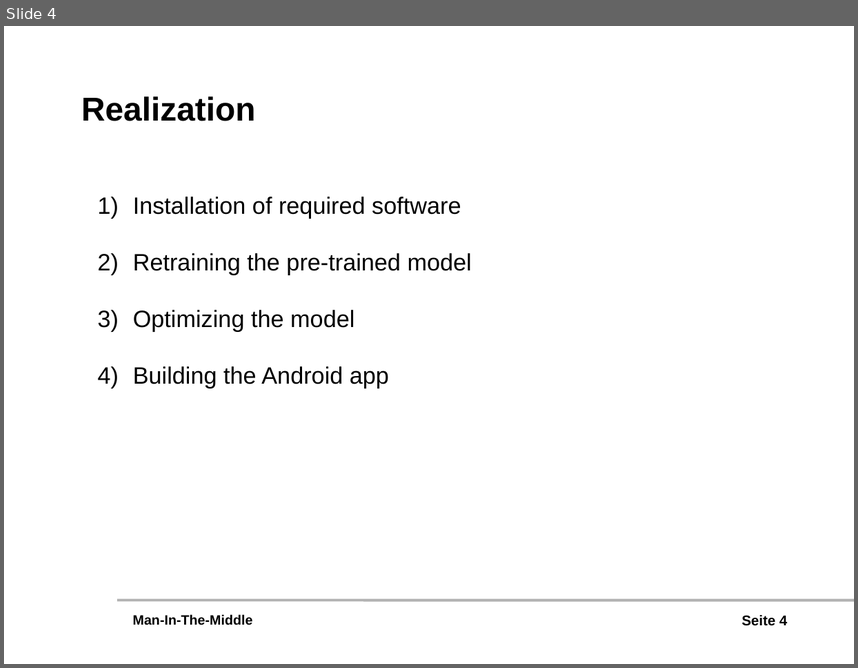
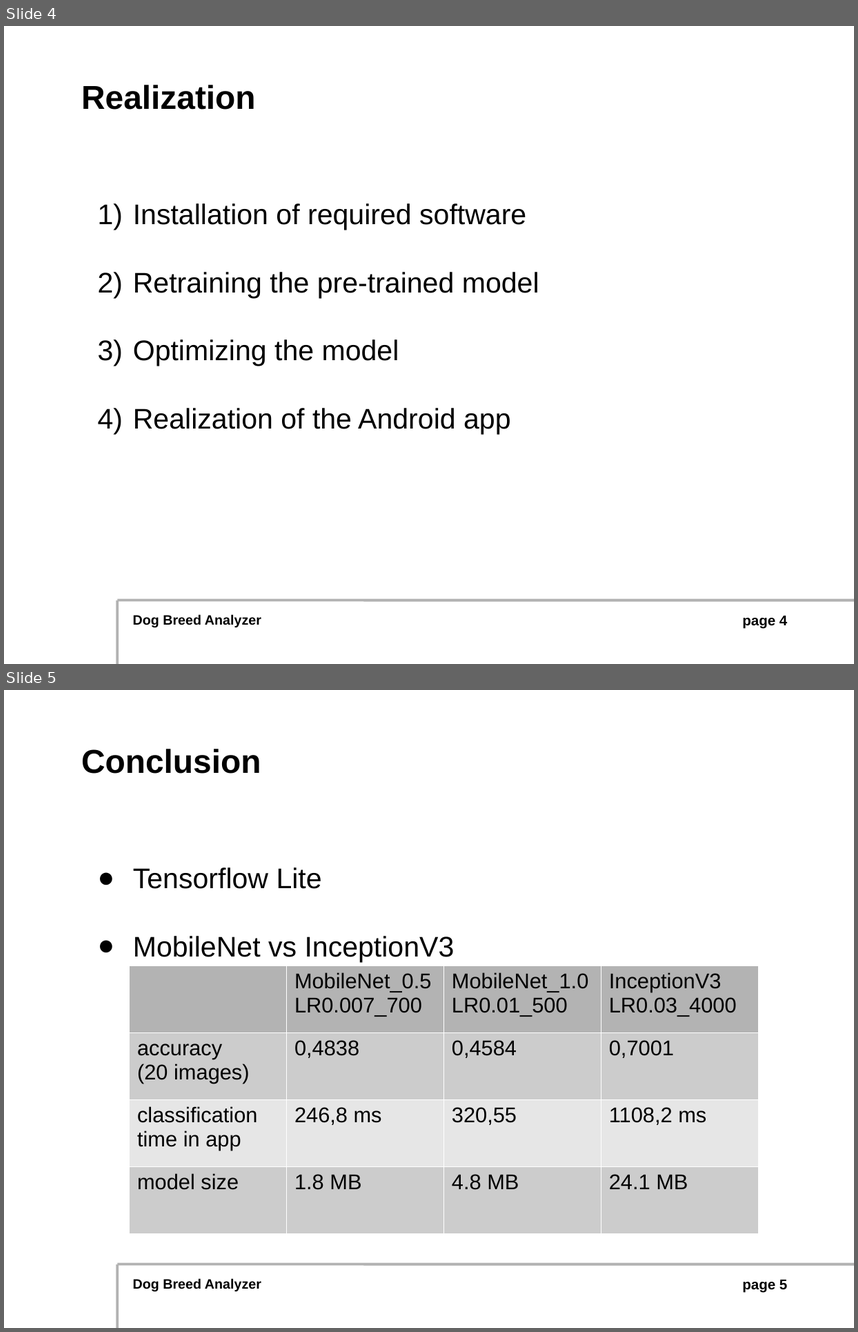
Before and after one commit to awilsee/dl, a slide deck: Präsentation/Präsentation.pptx. Shown one above the other, each under a label of ours: slide 4 before the commit, slides 4 and 5 after it. The pictures are 858x668 and 858x1332 pixels, drawn with LibreOffice and Linux fonts; fonts in the diff are those of the drawing; background and template pictures are left out. Boxes give left, top, right and bottom in pixels: in the first picture for what was removed or moved away, otherwise in the second. Text is boxed around its words. In the diff, an @@ line names an element or a change of style, - is before the commit and + after.

```diff
--- a/Präsentation/Präsentation.pptx
+++ b/Präsentation/Präsentation.pptx
@@ slide 5 added at (x1=4, y1=690, x2=854, y2=1328), background #FFFFFF; not listed: 4 template elements that a slide beside it also shows @@
@@ text added at (x1=81, y1=749, x2=261, y2=773), 28 pt, text #000000, bold @@
+Conclusion
@@ text added at (x1=133, y1=867, x2=455, y2=962), 24 pt, text #000000 @@
+● Tensorflow Lite
+● MobileNet vs InceptionV3
@@ table added at (x1=129, y1=965, x2=758, y2=1233), 4 rows, 4 columns @@
+ | MobileNet_0.5 / LR0.007_700 | MobileNet_1.0 / LR0.01_500 | InceptionV3 / LR0.03_4000
+accuracy / (20 images) | 0,4838 | 0,4584 | 0,7001
+classification time in app | 246,8 ms | 320,55 | 1108,2 ms
+model size | 1.8 MB | 4.8 MB | 24.1 MB
@@ slide 4 changed as well @@
@@ text "Realization" moved from (x1=81, y1=96, x2=256, y2=121) to (x1=81, y1=85, x2=256, y2=109) @@
@@ text at (x1=133, y1=203, x2=539, y2=365): size 20 to 24 pt in "Installation of required software", "Retraining the pre-trained model", "Optimizing the model" @@
@@ text at (x1=133, y1=408, x2=511, y2=434): text changed; size 20 to 24 pt @@
-4) Building the Android app
+4) Realization of the Android app
@@ freeform shape added at (x1=117, y1=600, x2=117, y2=664), outline #B2B2B2 2.24 pt @@
@@ text at (x1=133, y1=614, x2=261, y2=627): text changed @@
-Man-In-The-Middle
+Dog Breed Analyzer
@@ page number at (x1=742, y1=615, x2=787, y2=628): text changed @@
-Seite 4
+page 4
```
Also in this commit, not shown: 3 other slides changed, 2 other slides added, 1 slide removed, 1 other file.
